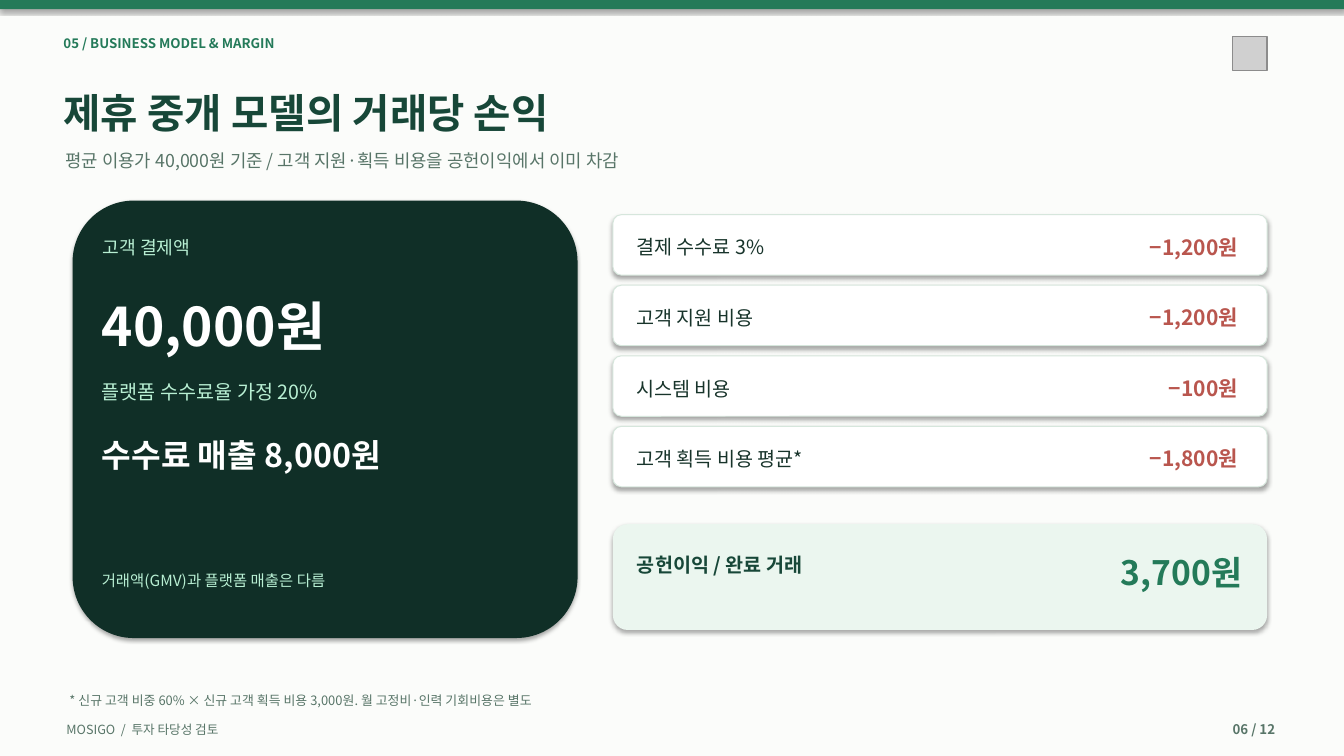
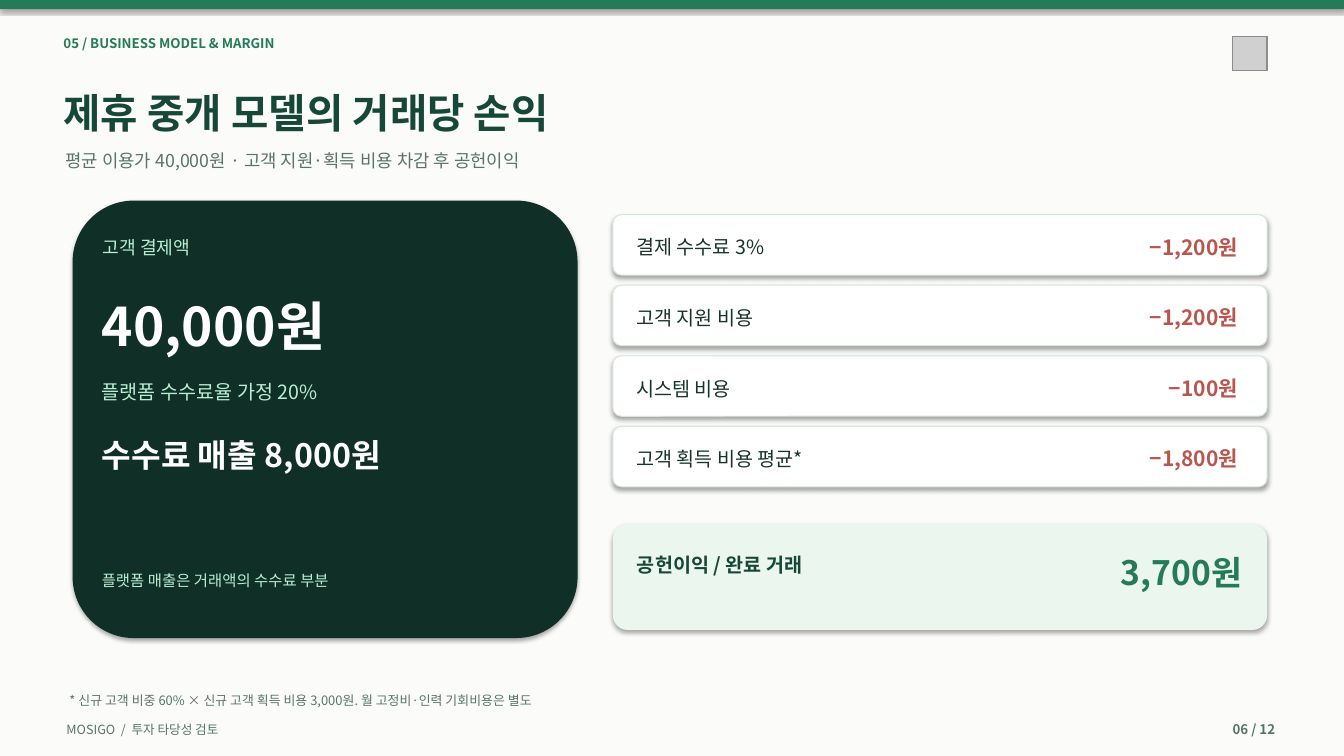
Before and after one commit to dohyunkimmm/mosigo-case-study, a slide deck: slide 6 of downloads/MOSIGO_IR_Investment_Review_12slides.pptx. Drawn at 1344x756 pixels with LibreOffice and Linux fonts; fonts in the diff are those of the drawing; grey boxes stand for pictures. Boxes give left, top, right and bottom in pixels: in the first picture for what was removed or moved away, otherwise in the second. Text is boxed around its words. In the diff, an @@ line names an element or a change of style, - is before the commit and + after.

```diff
--- a/downloads/MOSIGO_IR_Investment_Review_12slides.pptx
+++ b/downloads/MOSIGO_IR_Investment_Review_12slides.pptx
@@ text at bbox=[65, 152, 519, 170]: text changed @@
-평균 이용가 40,000원 기준 / 고객 지원·획득 비용을 공헌이익에서 이미 차감
+평균 이용가 40,000원 · 고객 지원·획득 비용 차감 후 공헌이익
@@ text at bbox=[102, 573, 328, 587]: text changed @@
-거래액(GMV)과 플랫폼 매출은 다름
+플랫폼 매출은 거래액의 수수료 부분
```
Also in this commit, not shown: 11 other slides changed, 25 other files.
